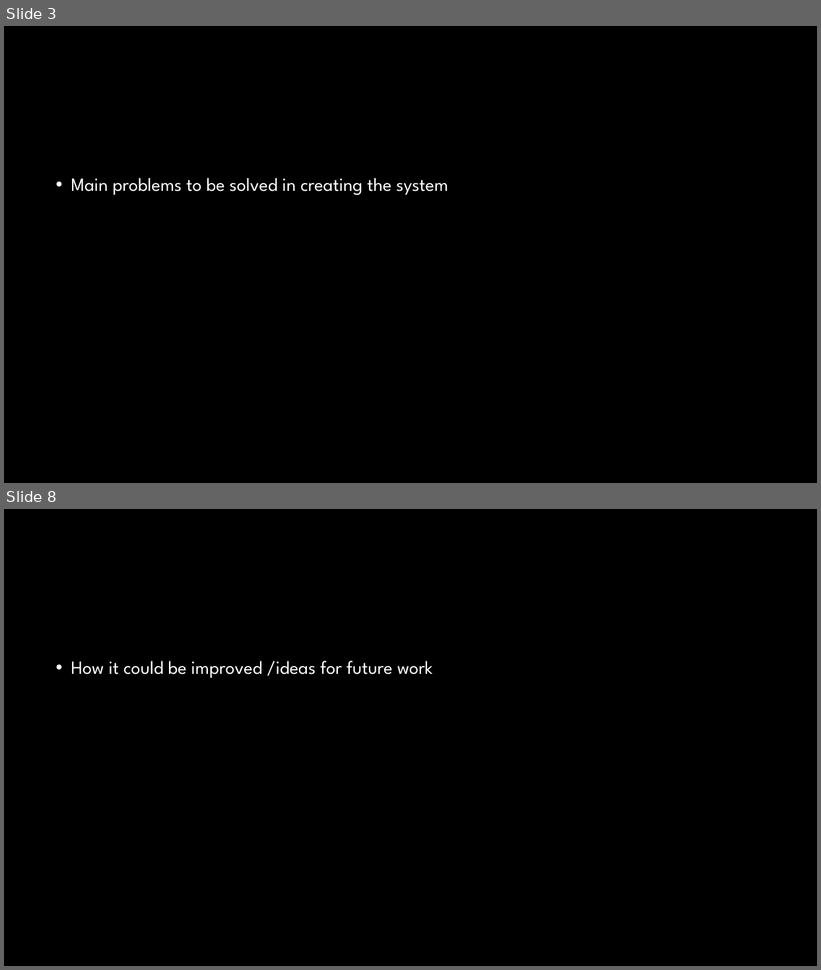
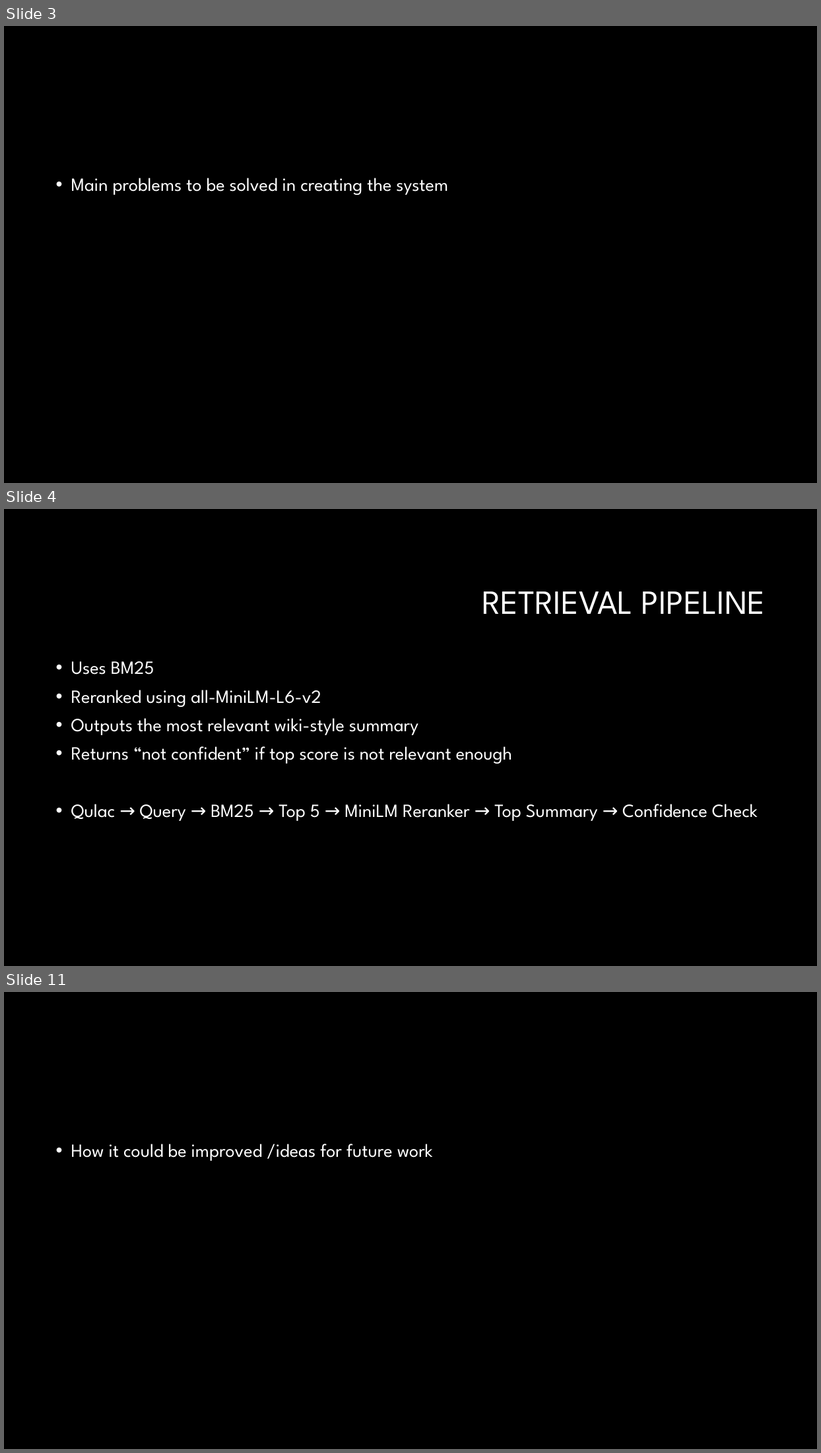
Before and after one commit to Crimson-Scot96/Conversational-AI, a slide deck: set10120_cw2_presentation.pptx. Shown one above the other, each under a label of ours: slides 3 and 8 before the commit, slides 3, 4 and 11 after it; the slides between them are not shown. The pictures are 821x970 and 821x1453 pixels, drawn with LibreOffice and Linux fonts; fonts in the diff are those of the drawing; background and template pictures are left out. Boxes give left, top, right and bottom in pixels: in the first picture for what was removed or moved away, otherwise in the second. Text is boxed around its words. In the diff, an @@ line names an element or a change of style, - is before the commit and + after.

```diff
--- a/set10120_cw2_presentation.pptx
+++ b/set10120_cw2_presentation.pptx
@@ slide 4 added at (4,509,817,966), background #000000 @@
@@ title added at (482,591,766,614), 40 pt, text #FFFFFF @@
+RETRIEVAL PIPELINE
@@ text added at (71,661,758,821), 22 pt, text #FFFFFF @@
+• Uses BM25
+• Reranked using all-MiniLM-L6-v2
+• Outputs the most relevant wiki-style summary
+• Returns “not confident” if top score is not relevant enough
+• Qulac → Query → BM25 → Top 5 → MiniLM Reranker → Top Summary → Confidence Check
@@ what was slide 8 is now slide 11 @@
```
Also in this commit, not shown: 6 other slides added, 4 slides removed.
